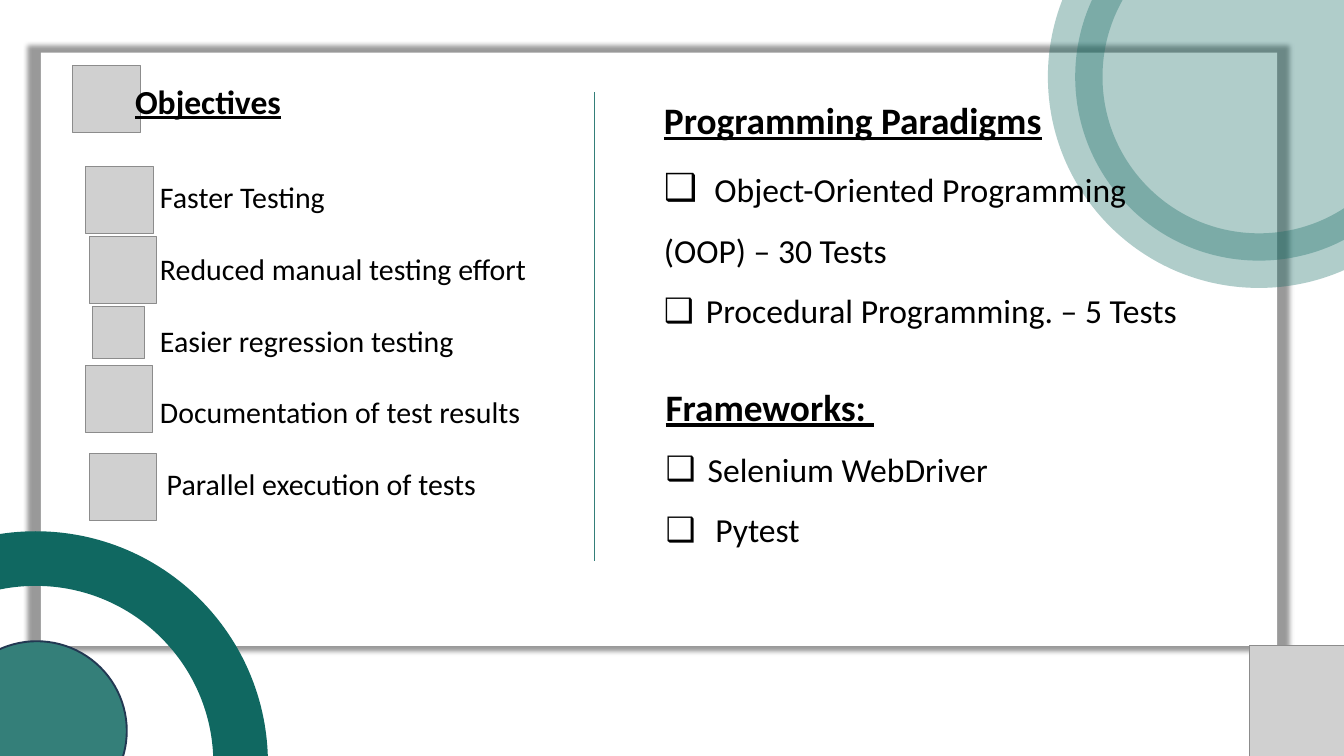
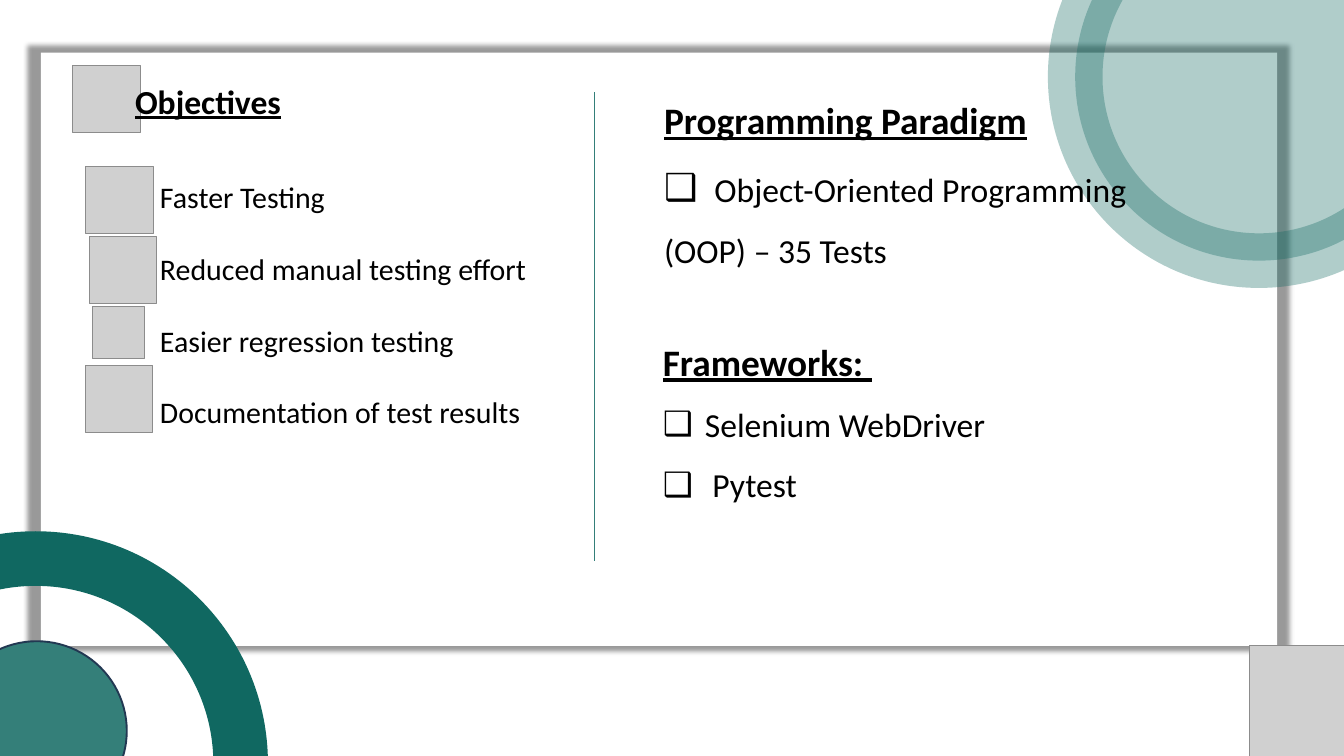
Before and after one commit to abeerali3/Automation-Project, a slide deck: slide 3 of Automation Project.pptx. Drawn at 1344x756 pixels with LibreOffice and Linux fonts; fonts in the diff are those of the drawing; grey boxes stand for pictures. Boxes give left, top, right and bottom in pixels: in the first picture for what was removed or moved away, otherwise in the second. Text is boxed around its words. In the diff, an @@ line names an element or a change of style, - is before the commit and + after.

```diff
--- a/Automation Project.pptx
+++ b/Automation Project.pptx
@@ text at bbox=[664, 107, 1027, 141]: text changed @@
-Programming Paradigms
+Programming Paradigm
@@ text at bbox=[664, 238, 887, 268]: text changed @@
-(OOP) – 30 Tests
-❑ Procedural Programming. – 5 Tests
+(OOP) – 35 Tests
@@ text "Frameworks:": place and size @@
-text "Frameworks:" at bbox=[666, 394, 988, 548]
+text "Frameworks:" at bbox=[663, 349, 985, 503]
@@ picture removed at bbox=[89, 453, 157, 520] @@
@@ text at bbox=[167, 474, 476, 496]: paragraph removed @@
-Parallel execution of tests
```
Also in this commit, not shown: 3 other slides changed.
